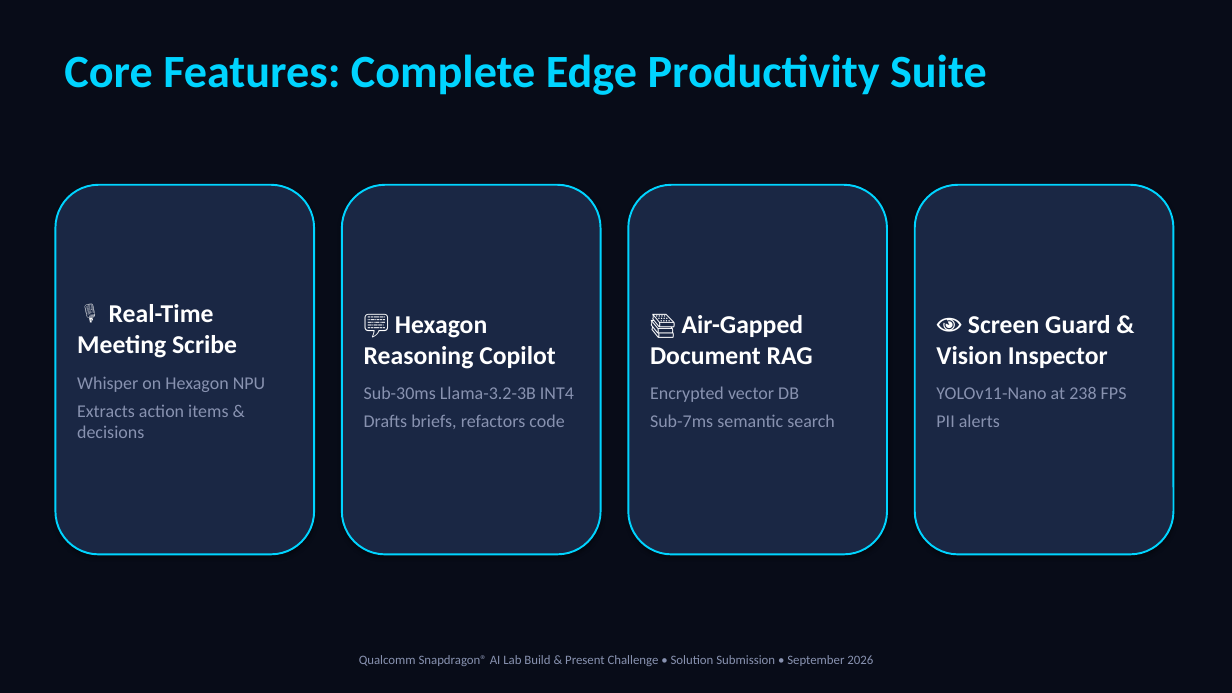
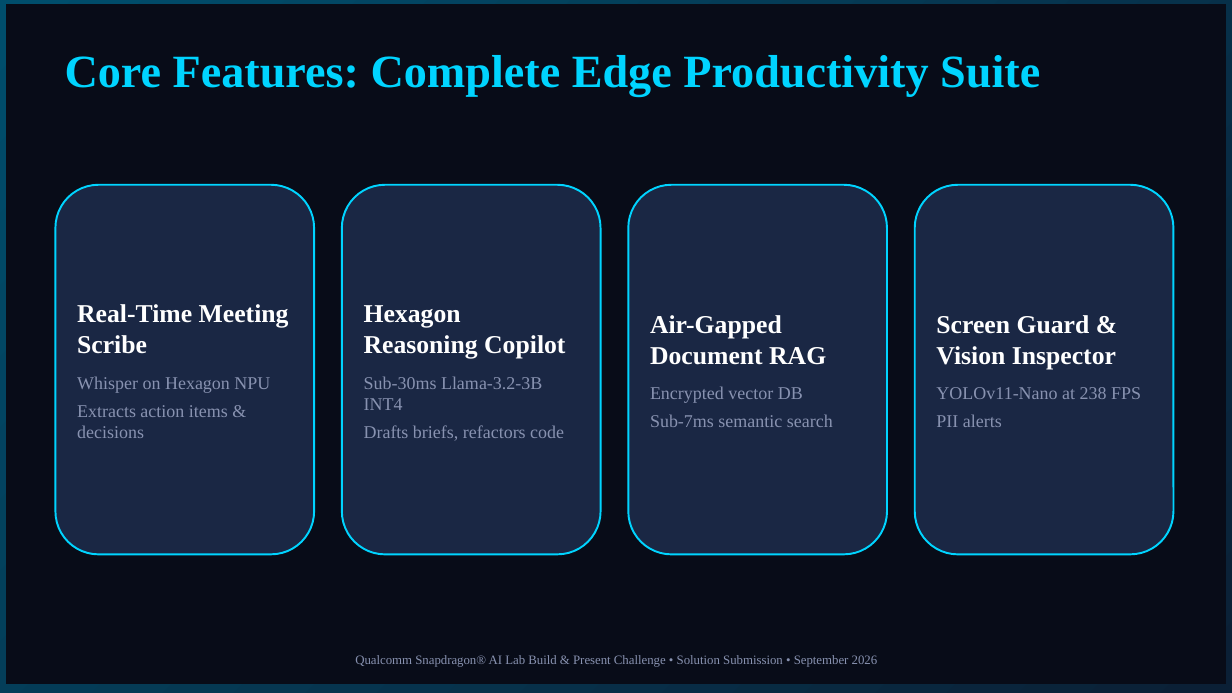
Before and after one commit to AnuragKannojiya/OmniSnap-AI, a slide deck: slide 5 of OmniSnap_AI_Pitch_Deck.pptx. Drawn at 1232x693 pixels with LibreOffice and Linux fonts; fonts in the diff are those of the drawing. Boxes give left, top, right and bottom in pixels: in the first picture for what was removed or moved away, otherwise in the second. Text is boxed around its words. In the diff, an @@ line names an element or a change of style, - is before the commit and + after.

```diff
--- a/OmniSnap_AI_Pitch_Deck.pptx
+++ b/OmniSnap_AI_Pitch_Deck.pptx
@@ background #FFFFFF to gradient #004E6C to #0C2036 @@
@@ rectangle: place and size @@
-rectangle at (0, 0, 1232, 693)
+rectangle at (6, 5, 1226, 684)
@@ rectangle at (6, 5, 1226, 684): outline #080C18 0.75 pt to #080C18 0.5 pt; shadow off @@
@@ text "Core Features: Complete Edge Productivity ..." at (65, 55, 1040, 97): font Calibri to Times New Roman @@
@@ shadow off; proportions changed in 4 elements at (55, 185, 314, 555), (342, 185, 601, 555), (628, 185, 887, 555), (915, 185, 1174, 555) @@
@@ text in rounded rectangle at (77, 304, 289, 354): text changed; font Calibri to Times New Roman @@
-🎙️ Real-Time Meeting Scribe
+Real-Time Meeting Scribe
@@ text in rounded rectangle at (364, 305, 565, 358): text changed; font Calibri to Times New Roman @@
-💬 Hexagon Reasoning Copilot
+Hexagon Reasoning Copilot
@@ text in rounded rectangle at (650, 315, 826, 365): text changed; font Calibri to Times New Roman @@
-📚 Air-Gapped Document RAG
+Air-Gapped Document RAG
@@ text in rounded rectangle at (936, 315, 1116, 369): text changed; font Calibri to Times New Roman @@
-👁️ Screen Guard & Vision Inspector
+Screen Guard & Vision Inspector
@@ text in rounded rectangle at (77, 376, 270, 438): font Calibri to Times New Roman in "Whisper on Hexagon NPU", "Extracts action items & decisions" @@
@@ text in rounded rectangle at (364, 376, 564, 440): font Calibri to Times New Roman in "Sub-30ms Llama-3.2-3B INT4", "Drafts briefs, refactors code" @@
@@ text in rounded rectangle at (650, 386, 833, 427): font Calibri to Times New Roman in "Encrypted vector DB", "Sub-7ms semantic search" @@
@@ text in rounded rectangle at (936, 387, 1141, 427): font Calibri to Times New Roman in "YOLOv11-Nano at 238 FPS", "PII alerts" @@
@@ text "Qualcomm Snapdragon® AI Lab Build ..." at (355, 655, 878, 667): font Calibri to Times New Roman @@
```
Also in this commit, not shown: 9 other slides changed, 1 other file.
